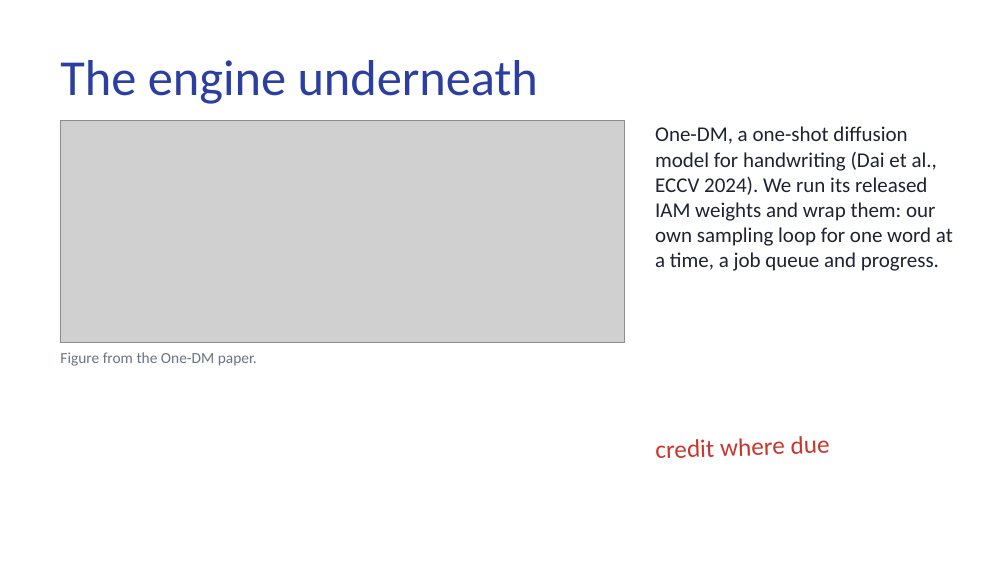
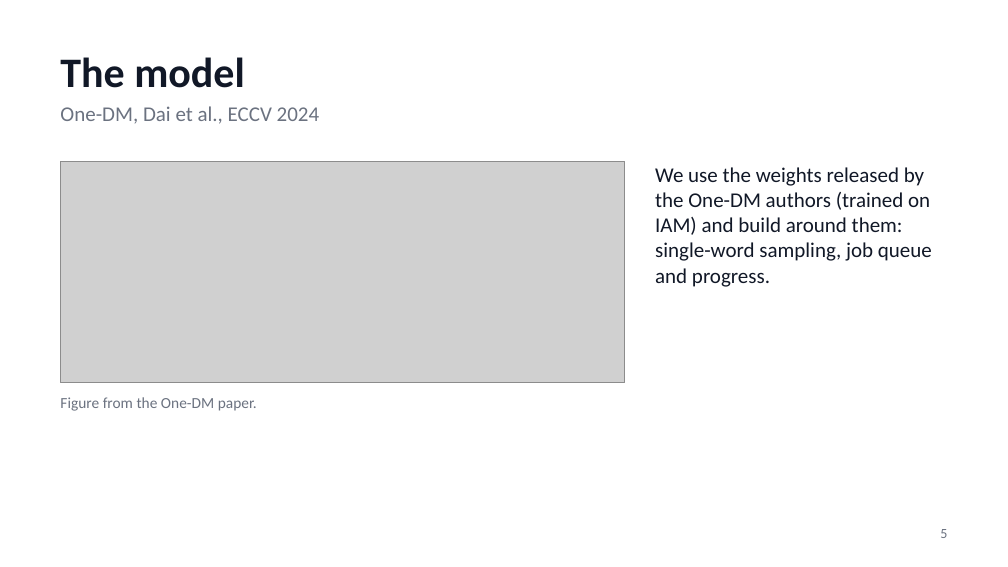
Before and after one commit to choudharyyuvraj/SYNGEN, a slide deck: slide 5 of docs/Ink2Learn_Presentation.pptx. Drawn at 1008x567 pixels with LibreOffice and Linux fonts; fonts in the diff are those of the drawing; grey boxes stand for pictures; background and template pictures are left out. Boxes give left, top, right and bottom in pixels: in the first picture for what was removed or moved away, otherwise in the second. Text is boxed around its words. In the diff, an @@ line names an element or a change of style, - is before the commit and + after.

```diff
--- a/docs/Ink2Learn_Presentation.pptx
+++ b/docs/Ink2Learn_Presentation.pptx
@@ text at <box>60,57,245,88</box>: text changed; size 36 to 30 pt; text colour #2B3FA0 to #111827; bold on @@
-The engine underneath
+The model
@@ text added at <box>60,106,319,124</box>, 15 pt, text #6B7280 @@
+One-DM, Dai et al., ECCV 2024
@@ picture: place and size @@
-picture at <box>60,121,625,343</box>
+picture at <box>60,161,625,383</box>
@@ text at <box>655,167,932,287</box>: text changed; text colour #1E2233 to #111827 @@
-One-DM, a one-shot diffusion model for handwriting (Dai et al., ECCV 2024). We run its released IAM weights and wrap them: our own sampling loop for one word at a time, a job queue and progress.
+We use the weights released by the One-DM authors (trained on IAM) and build around them: single-word sampling, job queue and progress.
@@ text "Figure from the One-DM paper.": place and size @@
-text "Figure from the One-DM paper." at <box>60,352,257,366</box>
+text "Figure from the One-DM paper." at <box>60,397,257,411</box>
@@ text "Figure from the One-DM paper." at <box>60,397,257,411</box>: text colour #6B7385 to #6B7280 @@
@@ text removed at <box>656,436,830,458</box> @@
-credit where due
@@ text added at <box>940,529,947,538</box>, 10 pt, text #6B7280 @@
+5
```
Also in this commit, not shown: 7 other slides changed, 1 slide added, 1 slide removed.
